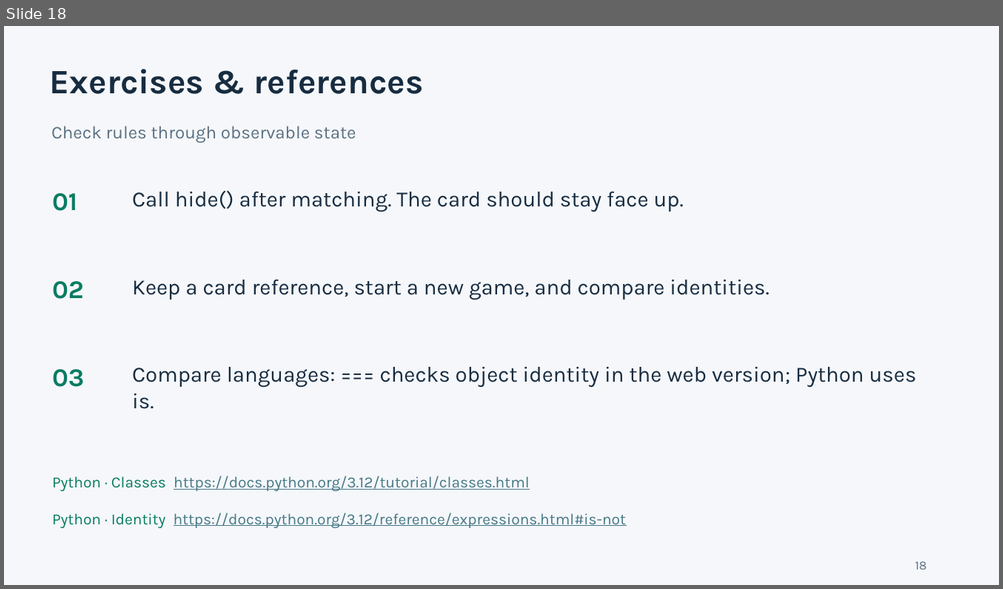
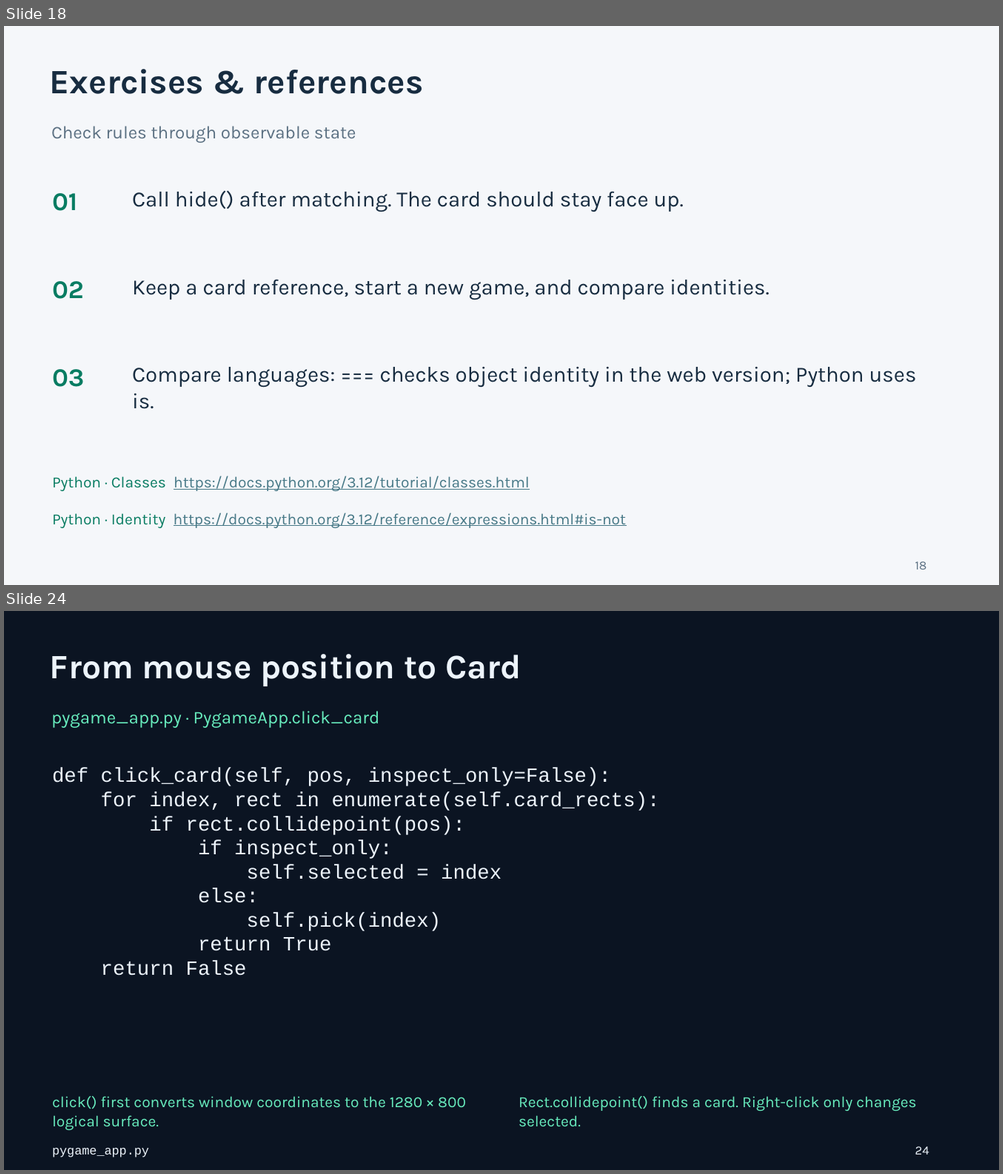
Before and after one commit to minhuangyuntech/oo2026, a slide deck: public/materials/memory-en.pptx. Shown one above the other, each under a label of ours: slide 18 before the commit, slides 18 and 24 after it; the slides between them are not shown. The pictures are 1003x589 and 1003x1174 pixels, drawn with LibreOffice and Linux fonts; fonts in the diff are those of the drawing. Boxes give left, top, right and bottom in pixels: in the first picture for what was removed or moved away, otherwise in the second. Text is boxed around its words. In the diff, an @@ line names an element or a change of style, - is before the commit and + after.

Commit message:
Add downloadable Pygame card game and trilingual code lessons

```diff
--- a/public/materials/memory-en.pptx
+++ b/public/materials/memory-en.pptx
@@ slide 24 added at (4,611,999,1170), background #0B1422 @@
@@ text added at (50,654,521,686), 33 pt, text #EDF4FB, bold @@
+From mouse position to Card
@@ text added at (51,711,380,728), 17.2 pt, text #68EDBE @@
+pygame_app.py · PygameApp.click_card
@@ text added at (52,768,611,786), 19.5 pt, text #EDF4FB @@
+def click_card(self, pos, inspect_only=False):
@@ text added at (101,792,660,811), 19.5 pt, text #EDF4FB @@
+for index, rect in enumerate(self.card_rects):
@@ text added at (149,816,465,835), 19.5 pt, text #EDF4FB @@
+if rect.collidepoint(pos):
@@ text added at (198,840,392,859), 19.5 pt, text #EDF4FB @@
+if inspect_only:
@@ text added at (247,864,501,880), 19.5 pt, text #EDF4FB @@
+self.selected = index
@@ text added at (198,889,259,903), 19.5 pt, text #EDF4FB @@
+else:
@@ text added at (247,913,441,931), 19.5 pt, text #EDF4FB @@
+self.pick(index)
@@ text added at (198,937,332,951), 19.5 pt, text #EDF4FB @@
+return True
@@ text added at (101,961,247,976), 19.5 pt, text #EDF4FB @@
+return False
@@ text added at (52,1096,466,1130), 15 pt, text #68EDBE @@
+click() first converts window coordinates to the 1280 × 800 logical surface.
@@ text added at (518,1096,916,1128), 15 pt, text #68EDBE @@
+Rect.collidepoint() finds a card. Right-click only changes selected.
@@ text added at (52,1148,149,1158), 12 pt, text #EDF4FB @@
+pygame_app.py
@@ text added at (915,1147,929,1155), 12 pt, text #EDF4FB @@
+24
```
Also in this commit, not shown: 8 other slides added, 19 other files.
